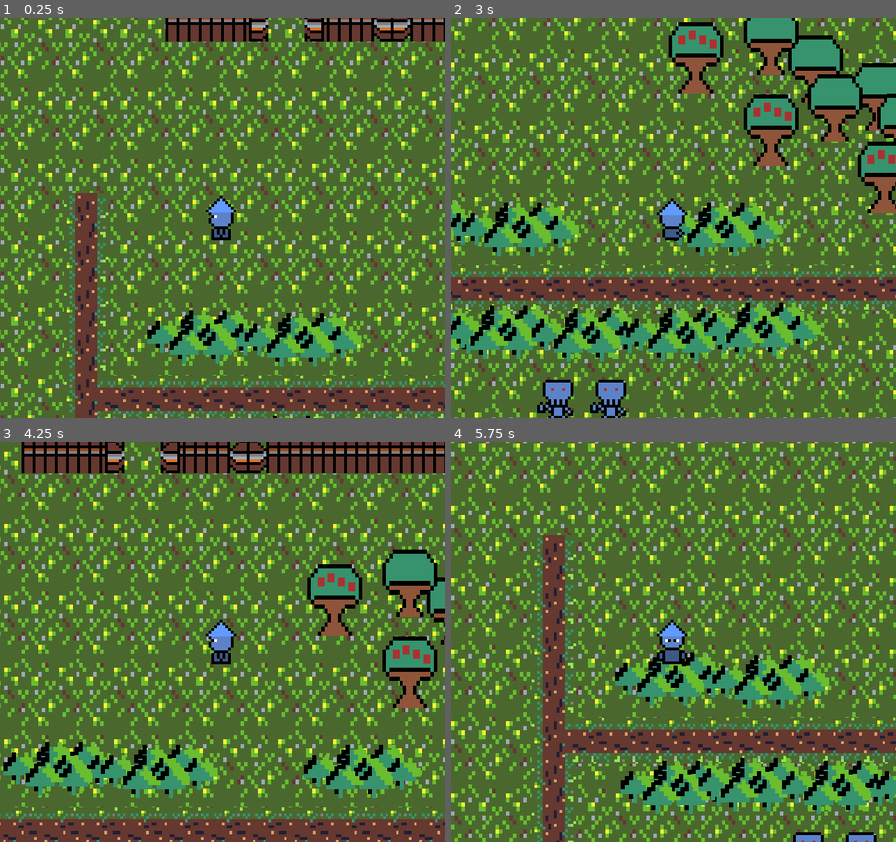
Above: before the commit, frames 1-4 (two rows, left to right).
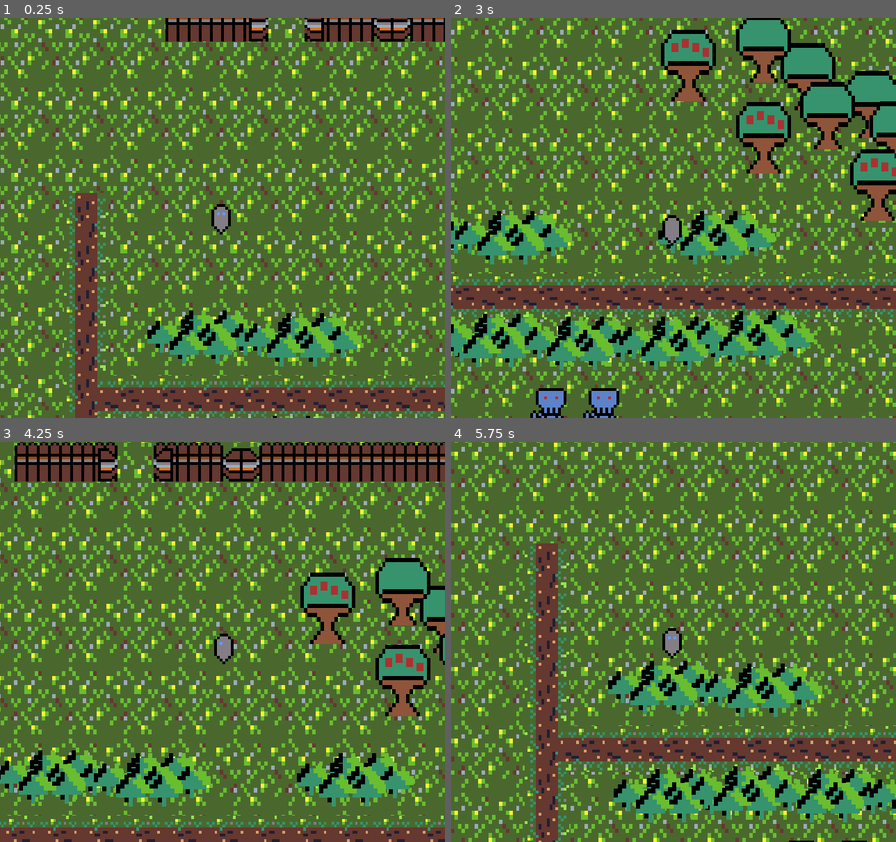
Above: after the commit, the same moments.

Repository: macattack69/TOPSECRETDONTTOUCH
Game: Godot game, scene res://Scenes/World.tscn
The game is run twice, just before and just after one commit, with the same random seed, the same clock (stepped at 60 frames per second) and the same inputs.
Inputs:
- Up to frame 1 (0.25 s): no input
- Up to frame 2 (3 s): tap Enter at 0.5 s; hold D (ui_right) 0.53-1.28 s; hold S (ui_down) 1.28-2.03 s; hold D (ui_right) 2.03-2.78 s; hold W (ui_up) from 2.78 s (still down)
- Up to frame 3 (4.25 s): release W (ui_up) at 3.53 s; hold A (ui_left) from 3.53 s (still down)
- Up to frame 4 (5.75 s): release A (ui_left) at 5.03 s; hold S (ui_down) from 5.03 s (still down)

The runs differ from the first frame. In frame 1, 0.5% of the frame differs, in the area x 46-54%, y 44-56%; in frame 2, 48%, in the area x 0-100%, y 0-100%; in frame 3, 45%; in frame 4, 43%.

Commit message:
added spooky stuff

Diff:
--- a/yamya2w+b/Scenes/World.tscn
+++ b/yamya2w+b/Scenes/World.tscn
@@ -1,6 +1,6 @@
 [gd_scene load_steps=13 format=2]
 
-[ext_resource path="res://player/Player.tscn" type="PackedScene" id=1]
+[ext_resource path="res://player2.tscn" type="PackedScene" id=1]
 [ext_resource path="res://Assets/grasstmap.png" type="Texture" id=2]
 [ext_resource path="res://Assets/dirtpath.png" type="Texture" id=3]
 [ext_resource path="res://Scenes/barracks.tscn" type="PackedScene" id=4]
@@ -82,7 +82,7 @@
 [node name="gate_closed" parent="." instance=ExtResource( 6 )]
 position = Vector2( 61, -71 )
 
-[node name="Player" parent="." instance=ExtResource( 1 )]
+[node name="Node2D2" parent="." instance=ExtResource( 1 )]
 
 [node name="tree" parent="." instance=ExtResource( 11 )]
 position = Vector2( 158, -3.99997 )
--- /dev/null
+++ b/yamya2w+b/player2.tscn
@@ -0,0 +1,286 @@
+[gd_scene load_steps=29 format=2]
+
+[ext_resource path="res://Assets/ghost_punch_tilemap.png" type="Texture" id=1]
+[ext_resource path="res://Assets/ghost_movement_tilemap.png" type="Texture" id=2]
+
+[sub_resource type="GDScript" id=26]
+script/source = "extends KinematicBody2D
+
+const ACCELERATION = 250
+const max_speed = 60
+const FRICTION = 400
+
+var velocity = Vector2.ZERO
+onready var animationPlayer = $AnimationPlayer
+onready var animationTree = $AnimationTree
+onready var animationState = animationTree.get(\"parameters/playback\")
+
+func _physics_process(delta):
+	var input_vector = Vector2.ZERO
+	input_vector.x = Input.get_action_strength(\"ui_right\") - Input.get_action_strength(\"ui_left\")
+	input_vector.y = Input.get_action_strength(\"ui_down\") - Input.get_action_strength(\"ui_up\")
+	input_vector = input_vector.normalized()
+
+	if input_vector != Vector2.ZERO:
+		animationTree.set(\"parameters/Idle/blend_position\", input_vector)
+		animationTree.set(\"parameters/Running/blend_position\", input_vector)
+		animationState.travel(\"Running\")
+		velocity = velocity.move_toward(input_vector * max_speed, ACCELERATION * delta)
+	else:
+		animationState.travel(\"Idle\")
+		velocity = velocity.move_toward(Vector2.ZERO, FRICTION * delta)
+
+	velocity = move_and_slide(velocity)
+"
+
+[sub_resource type="Animation" id=1]
+resource_name = "Ghost Punch"
+
+[sub_resource type="Animation" id=2]
+resource_name = "Idle Down"
+loop = true
+tracks/0/type = "value"
+tracks/0/path = NodePath("GhostMovementTilemap:frame")
+tracks/0/interp = 1
+tracks/0/loop_wrap = true
+tracks/0/imported = false
+tracks/0/enabled = true
+tracks/0/keys = {
+"times": PoolRealArray( 0 ),
+"transitions": PoolRealArray( 1 ),
+"update": 1,
+"values": [ 0 ]
+}
+
+[sub_resource type="Animation" id=3]
+resource_name = "Idle Left"
+loop = true
+tracks/0/type = "value"
+tracks/0/path = NodePath("GhostMovementTilemap:frame")
+tracks/0/interp = 1
+tracks/0/loop_wrap = true
+tracks/0/imported = false
+tracks/0/enabled = true
+tracks/0/keys = {
+"times": PoolRealArray( 0 ),
+"transitions": PoolRealArray( 1 ),
+"update": 1,
+"values": [ 15 ]
+}
+
+[sub_resource type="Animation" id=4]
+resource_name = "Idle Right"
+loop = true
+tracks/0/type = "value"
+tracks/0/path = NodePath("GhostMovementTilemap:frame")
+tracks/0/interp = 1
+tracks/0/loop_wrap = true
+tracks/0/imported = false
+tracks/0/enabled = true
+tracks/0/keys = {
+"times": PoolRealArray( 0 ),
+"transitions": PoolRealArray( 1 ),
+"update": 1,
+"values": [ 10 ]
+}
+
+[sub_resource type="Animation" id=5]
+resource_name = "Idle Up"
+loop = true
+tracks/0/type = "value"
+tracks/0/path = NodePath("GhostMovementTilemap:frame")
+tracks/0/interp = 1
+tracks/0/loop_wrap = true
+tracks/0/imported = false
+tracks/0/enabled = true
+tracks/0/keys = {
+"times": PoolRealArray( 0 ),
+"transitions": PoolRealArray( 1 ),
+"update": 1,
+"values": [ 5 ]
+}
+
+[sub_resource type="Animation" id=6]
+length = 0.001
+tracks/0/type = "value"
+tracks/0/path = NodePath("GhostMovementTilemap:frame")
+tracks/0/interp = 1
+tracks/0/loop_wrap = true
+tracks/0/imported = false
+tracks/0/enabled = true
+tracks/0/keys = {
+"times": PoolRealArray( 0 ),
+"transitions": PoolRealArray( 1 ),
+"update": 0,
+"values": [ 0 ]
+}
+
+[sub_resource type="Animation" id=7]
+resource_name = "run down"
+loop = true
+tracks/0/type = "value"
+tracks/0/path = NodePath("GhostMovementTilemap:frame")
+tracks/0/interp = 1
+tracks/0/loop_wrap = true
+tracks/0/imported = false
+tracks/0/enabled = true
+tracks/0/keys = {
+"times": PoolRealArray( 0, 0.1, 0.2, 0.3, 0.4 ),
+"transitions": PoolRealArray( 1, 1, 1, 1, 1 ),
+"update": 1,
+"values": [ 1, 2, 3, 4, 0 ]
+}
+
+[sub_resource type="Animation" id=8]
+resource_name = "run left"
+loop = true
+tracks/0/type = "value"
+tracks/0/path = NodePath("GhostMovementTilemap:frame")
+tracks/0/interp = 1
+tracks/0/loop_wrap = true
+tracks/0/imported = false
+tracks/0/enabled = true
+tracks/0/keys = {
+"times": PoolRealArray( 0, 0.1, 0.2, 0.3, 0.4, 0.8 ),
+"transitions": PoolRealArray( 1, 1, 1, 1, 1, 1 ),
+"update": 1,
+"values": [ 15, 16, 17, 18, 19, 15 ]
+}
+
+[sub_resource type="Animation" id=9]
+resource_name = "run right"
+loop = true
+tracks/0/type = "value"
+tracks/0/path = NodePath("GhostMovementTilemap:frame")
+tracks/0/interp = 1
+tracks/0/loop_wrap = true
+tracks/0/imported = false
+tracks/0/enabled = true
+tracks/0/keys = {
+"times": PoolRealArray( 0, 0.1, 0.2, 0.3, 0.4 ),
+"transitions": PoolRealArray( 1, 1, 1, 1, 1 ),
+"update": 1,
+"values": [ 10, 11, 12, 13, 14 ]
+}
+
+[sub_resource type="Animation" id=10]
+resource_name = "run up"
+loop = true
+tracks/0/type = "value"
+tracks/0/path = NodePath("GhostMovementTilemap:frame")
+tracks/0/interp = 1
+tracks/0/loop_wrap = true
+tracks/0/imported = false
+tracks/0/enabled = true
+tracks/0/keys = {
+"times": PoolRealArray( 0, 0.1, 0.2, 0.3, 0.4, 0.5 ),
+"transitions": PoolRealArray( 1, 1, 1, 1, 1, 1 ),
+"update": 1,
+"values": [ 5, 6, 7, 8, 9, 5 ]
+}
+
+[sub_resource type="CapsuleShape2D" id=11]
+radius = 2.0
+height = 3.97534
+
+[sub_resource type="AnimationNodeAnimation" id=12]
+animation = "Idle Left"
+
+[sub_resource type="AnimationNodeAnimation" id=13]
+animation = "Idle Down"
+
+[sub_resource type="AnimationNodeAnimation" id=14]
+animation = "Idle Right"
+
+[sub_resource type="AnimationNodeAnimation" id=15]
+animation = "Idle Up"
+
+[sub_resource type="AnimationNodeBlendSpace2D" id=16]
+blend_point_0/node = SubResource( 12 )
+blend_point_0/pos = Vector2( -1, 0 )
+blend_point_1/node = SubResource( 13 )
+blend_point_1/pos = Vector2( 0, 0.9 )
+blend_point_2/node = SubResource( 14 )
+blend_point_2/pos = Vector2( 1, 0 )
+blend_point_3/node = SubResource( 15 )
+blend_point_3/pos = Vector2( 0, -1 )
+blend_mode = 1
+
+[sub_resource type="AnimationNodeAnimation" id=17]
+animation = "run left"
+
+[sub_resource type="AnimationNodeAnimation" id=18]
+animation = "run down"
+
+[sub_resource type="AnimationNodeAnimation" id=19]
+animation = "run right"
+
+[sub_resource type="AnimationNodeAnimation" id=20]
+animation = "run up"
+
+[sub_resource type="AnimationNodeBlendSpace2D" id=21]
+blend_point_0/node = SubResource( 17 )
+blend_point_0/pos = Vector2( -1, 0 )
+blend_point_1/node = SubResource( 18 )
+blend_point_1/pos = Vector2( 0, 1 )
+blend_point_2/node = SubResource( 19 )
+blend_point_2/pos = Vector2( 1, 0 )
+blend_point_3/node = SubResource( 20 )
+blend_point_3/pos = Vector2( 0, -0.9 )
+blend_mode = 1
+
+[sub_resource type="AnimationNodeStateMachineTransition" id=22]
+
+[sub_resource type="AnimationNodeStateMachineTransition" id=23]
+
+[sub_resource type="AnimationNodeStateMachine" id=24]
+states/Idle/node = SubResource( 16 )
+states/Idle/position = Vector2( 198, 69.2549 )
+states/Running/node = SubResource( 21 )
+states/Running/position = Vector2( 383.5, 69.0049 )
+transitions = [ "Idle", "Running", SubResource( 22 ), "Running", "Idle", SubResource( 23 ) ]
+start_node = "Idle"
+graph_offset = Vector2( -189, -31.9951 )
+
+[sub_resource type="AnimationNodeStateMachinePlayback" id=25]
+
+[node name="Node2D" type="KinematicBody2D"]
+script = SubResource( 26 )
+
+[node name="GhostMovementTilemap" type="Sprite" parent="."]
+position = Vector2( 0, 3 )
+texture = ExtResource( 2 )
+hframes = 20
+
+[node name="GhostPunchTilemap" type="Sprite" parent="."]
+visible = false
+texture = ExtResource( 1 )
+hframes = 16
+
+[node name="AnimationPlayer" type="AnimationPlayer" parent="."]
+"anims/Ghost Punch" = SubResource( 1 )
+"anims/Idle Down" = SubResource( 2 )
+"anims/Idle Left" = SubResource( 3 )
+"anims/Idle Right" = SubResource( 4 )
+"anims/Idle Up" = SubResource( 5 )
+anims/RESET = SubResource( 6 )
+"anims/run down" = SubResource( 7 )
+"anims/run left" = SubResource( 8 )
+"anims/run right" = SubResource( 9 )
+"anims/run up" = SubResource( 10 )
+
+[node name="CollisionShape2D" type="CollisionShape2D" parent="."]
+position = Vector2( 0, 3 )
+rotation = 1.64934
+shape = SubResource( 11 )
+
+[node name="AnimationTree" type="AnimationTree" parent="."]
+tree_root = SubResource( 24 )
+anim_player = NodePath("../AnimationPlayer")
+active = true
+parameters/playback = SubResource( 25 )
+parameters/Idle/blend_position = Vector2( 0, -0.00429189 )
+parameters/Running/blend_position = Vector2( -0.00484264, 0.0128756 )
+
+[node name="Camera2D" type="Camera2D" parent="."]
+current = true
Binary file added: yamya2w+b/Assets/ghost_movement_tilemap.png
Not shown, added: yamya2w+b/Assets/ghost_movement_tilemap.png.import
Binary file added: yamya2w+b/Assets/ghost_punch_tilemap.png
Not shown, added: yamya2w+b/Assets/ghost_punch_tilemap.png.import
Not shown, changed: .gitignore
Not shown, changed: yamya2w+b/.DS_Store
